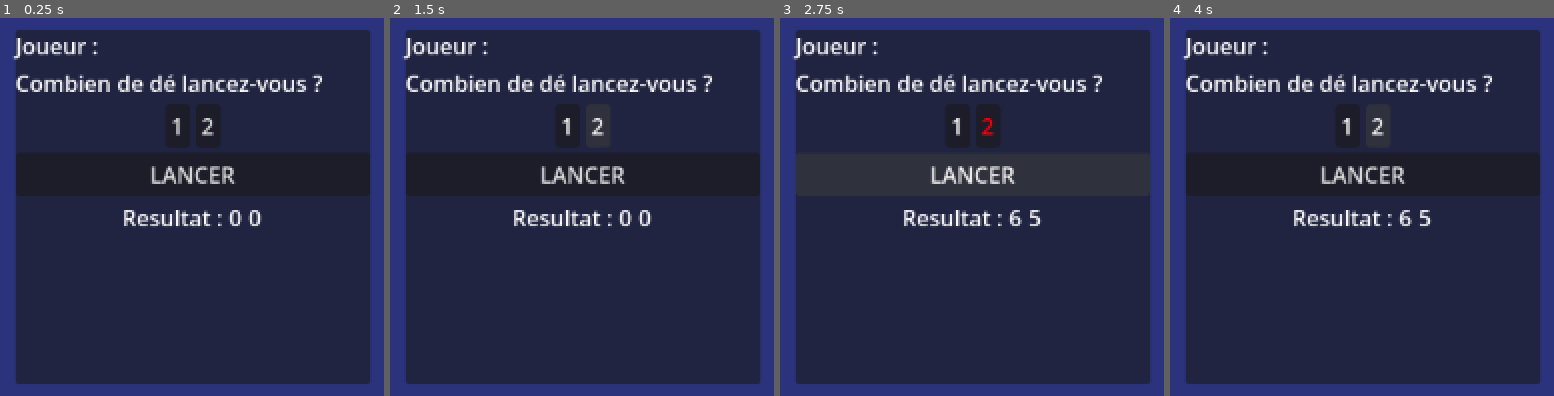
Above: before the commit, frames 1-4 (left to right).
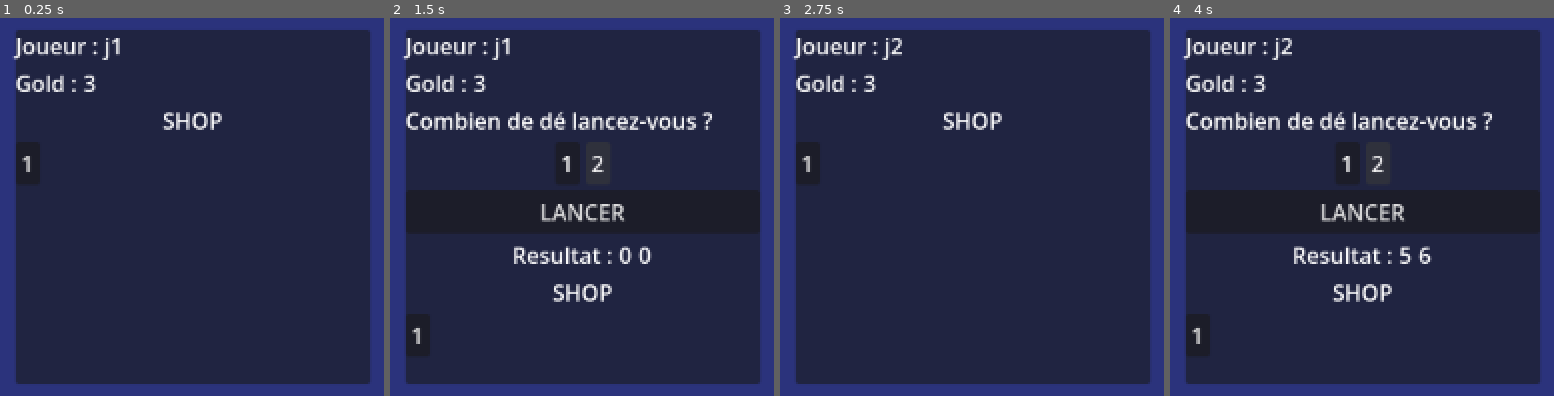
Above: after the commit, the same moments.

Repository: NyHaja/Minivilles
Game: Godot game, scene res://main.tscn
Same seed, same stepped clock (60 frames per second), same inputs: the game is played once before the commit and once after it.
Inputs:
- Up to frame 1 (0.25 s): no input
- Up to frame 2 (1.5 s): click "1" at 0.5 s; click "2" at 1.25 s
- Up to frame 3 (2.75 s): click "LANCER" at 2 s
- Up to frame 4 (4 s): click "1" at 2.75 s; click "2" at 3.5 s

The runs differ from the first frame. In frame 1, 3.9% of the frame differs, in the area x 5-84%, y 5-56%; in frame 2, 7.6%; in frame 3, 4.0%; in frame 4, 7.6%, in the area x 4-84%, y 5-87%.

Commit message:
revision les imput/affichage

Diff:
--- a/mini-ville/Class/Game.gd
+++ b/mini-ville/Class/Game.gd
@@ -3,10 +3,17 @@
 
 
 var gameId:int
+
 var timer:int
+var goldinitamount :int
+
 var playerCount:int
 var currentPlayerIndex:int
 var playerArray : Array[Player]
+
+var shop:Shop
+
+var ecranDeGameplay:Game_Play # OBJET (ECRAN) où possède les function d'affichage et d'input
 
 enum CHOIX {
 	SKIP,
@@ -14,12 +21,23 @@
 	Build_ETABLISHMENT
 }
 
-var ecranDeGameplay:Control
+# Constructeur
+func _init(gameId:int,timer:int,players:Array[Player],eg:Game_Play,goldinitamount:int = 3) -> void:
+	self.timer = timer
+	self.playerCount = players.size()
+	self.playerArray = players
+	self.gameId = gameId
+	self.ecranDeGameplay = eg
+	self.goldinitamount = goldinitamount
+	shop = Shop.new() #Generer les xxx (a voir) carte dans la pioche
 
 func demarrerPartie() ->void:
 	# INIT
-		#Generer les 160 (a voir) carte dans la pioche
 		#Donner champ blé et boulangerie a tout les joueur et 3 gold
+	for joueur:Player in playerArray:
+		joueur.recieveGold(goldinitamount)
+		joueur.deck.push_back(0) # A REVOIR METTRE LE VRAI ID DE LA CARTE !!!!!
+		joueur.deck.push_back(0) # A REVOIR
 
 
 	var AunGagnant = false
@@ -30,7 +48,7 @@
 		aConstruit = false
 		TourBonus = false
 
-		print("tour de :" + getJoueurActif().pseudo)
+		await ecranDeGameplay.RafraichirBasicInfo(self)
 		var resDice:int = await DicePhase()
 		EffectPhase(resDice)
 
@@ -66,19 +84,6 @@
 func terminerPartie(gagnant:Player) -> void:
 	# mise à jour des stat à envoie pour le BDD
 	pass
-
-func echangerCarte(j1:Player,c1:Establishment,j2:Player,c2:Establishment)-> void:
-
-	pass
-
-# Constructeur
-func _init(gameId:int,timer:int,players:Array[Player],eg) -> void:
-	self.timer = timer
-	self.playerCount = players.size()
-	self.playerArray = players
-	self.gameId = gameId
-	self.ecranDeGameplay = eg
-
 
 
 func DicePhase() -> int:
--- a/mini-ville/Class/Pioche.gd
+++ b/mini-ville/Class/Pioche.gd
@@ -3,11 +3,13 @@
 
 var pioche : Array[int]
 
-func _init() -> void:
-	pass
+
+func _init() -> void: # A REVOIR AVEC CLEMENT LES ID DES CARTES
+	for i in range(0,15): # test
+		pioche.push_front(i)
 
 func draw() -> int:
-	return pioche.front()
+	return pioche.pop_back()
 
 func est_vide() -> bool:
 	return pioche.size() == 0
--- a/mini-ville/Class/Player.gd
+++ b/mini-ville/Class/Player.gd
@@ -6,9 +6,13 @@
 var pseudo:String
 var balance :int = 0
 var  monumentArray : Array[bool] = []
+var deck : Array[int]
 
 func activateEffect(color:Establishment.COULEUR)->void:
 	pass
+
+func recieveGold(amount: int) -> void:
+	balance += amount
 
 func _init(pseudo) -> void:
 	self.pseudo = pseudo
--- a/mini-ville/Class/Shop.gd
+++ b/mini-ville/Class/Shop.gd
@@ -2,13 +2,15 @@
 class_name  Shop
 
 var shop : Array[Slot]
-var pioche : Pioche
+var pioche : Pioche #125 carte de "reserve" (sans compter les monument et les carte de départ)
 
 const SIZESHOP = 9
 
 # TO DO
 func _init() -> void:
-	pass
+	pioche = Pioche.new()
+	fill()
+	print_shop()
 
 func achette(joueur:Player,IDcard:int):
 	if dispo(IDcard):
@@ -26,7 +28,7 @@
 	return not(slotID(IDcard) == null)
 
 func libererSlotVide():
-	for i in  shop.size():
+	for i in shop.size():
 		if shop[i].quantity == 0:
 			shop.remove_at(i)
 
@@ -40,3 +42,8 @@
 			shop.append(newslot)
 		else:
 			slotexitant.quantity += 1
+
+
+func print_shop()->void:
+	for slot:Slot in self.shop:
+		print(slot.id)
--- a/mini-ville/Class/Slot.gd
+++ b/mini-ville/Class/Slot.gd
@@ -4,6 +4,6 @@
 var id : int
 var quantity : int
 
-func _init(id,qt) -> void:
-	id = id
+func _init(s_id,qt) -> void:
+	id = s_id
 	quantity = qt
--- a/mini-ville/game_play.gd
+++ b/mini-ville/game_play.gd
@@ -3,14 +3,17 @@
 signal choix(input : int)
 signal lancer
 # Joueur
-@onready var pseudo: Label = $ColorRect/Dé/VBoxContainer/JOUEUR/Pseudo
+@onready var pseudo: Label = $"PRINCIPAL/MAIN/INFO BASE/JOUEUR/Pseudo"
+@onready var balance: Label = $"PRINCIPAL/MAIN/INFO BASE/Gold/BALANCE"
+
 # Dé
 @onready var button: Button = %one
 @onready var button_2: Button = %two
-@onready var resultat: Label = $"ColorRect/Dé/VBoxContainer/Dé/Resultat/Resultat"
-@onready var d_2: Label =$"ColorRect/PRINCIPAL/VBoxContainer/Dé/Resultat/D2"
-@onready var d_1: Label = $"ColorRect/PRINCIPAL/VBoxContainer/Dé/Resultat/D1"
-@onready var button_lancer: Button = $ColorRect/PRINCIPAL/VBoxContainer/Dé/LANCER
+@onready var resultat: Label = $"PRINCIPAL/MAIN/Dé/Resultat/Resultat"
+@onready var d_2: Label =$"PRINCIPAL/MAIN/Dé/Resultat/D2"
+@onready var d_1: Label = $"PRINCIPAL/MAIN/Dé/Resultat/D1"
+@onready var button_lancer: Button = $"PRINCIPAL/MAIN/Dé/LANCER"
+@onready var window_dee: VBoxContainer = $PRINCIPAL/MAIN/Dé
 
 var nbde:int = 1
 
@@ -24,44 +27,46 @@
 		button_2.pressed.connect(_button_2_press)
 	if button_lancer:
 		button_lancer.pressed.connect(lancer_modal)
-	hide()
+
+
+func RafraichirBasicInfo(game:Game) -> void:
+	set_process_unhandled_key_input(true)
+	window_dee.hide()
+	afficher_basic_info_principal_joueur(game.getJoueurActif())
+	await get_tree().create_timer(1).timeout
+
+func afficher_basic_info_principal_joueur(j:Player):
+	self.pseudo.text = j.pseudo
+	self.balance.text = String.num(j.balance,0)
+
+#Dée
 
 func _button_1_press() -> void:
-	_close_modal("1")
+	choix_modal("1")
 	button_2.add_theme_color_override("font_color",Color.WHITE)
 	button.add_theme_color_override("font_color",Color.RED)
 
 
 func _button_2_press() -> void:
-	_close_modal("2")
+	choix_modal("2")
 	button.add_theme_color_override("font_color",Color.WHITE)
 	button_2.add_theme_color_override("font_color",Color.RED)
 
-func prompt() -> void:
-	show()
-	window_open = true
-	set_process_unhandled_key_input(true)
-	#var choixattendu:String = await choix
-	#return int(choixattendu)
-
 func lancer_de() -> int:
-	show()
-	window_open = true
+	window_dee.show()
 	set_process_unhandled_key_input(true)
 	await lancer
+	window_dee.hide()
 	return nbde
 
-func _close_modal(input:String) -> void:
+func choix_modal(input:String) -> void:
 	set_process_unhandled_key_input(false)
 	choix.emit(input)
 	set_deferred("window_open", false)
 	set_deferred("nbde", int(input))
 
-	#hide()
-
 func lancer_modal():
 	lancer.emit()
-
 
 func affiche_resultat(res1:int,res2:int):
 	d_1.text = String.num(res1,0)
--- a/mini-ville/game_play.tscn
+++ b/mini-ville/game_play.tscn
@@ -21,7 +21,7 @@
 grow_vertical = 2
 color = Color(0.16862746, 0.2, 0.4862745, 1)
 
-[node name="PRINCIPAL" type="PanelContainer" parent="ColorRect" unique_id=1173278310]
+[node name="PRINCIPAL" type="PanelContainer" parent="." unique_id=1173278310]
 custom_minimum_size = Vector2(256, 256)
 layout_mode = 1
 anchors_preset = 8
@@ -29,65 +29,94 @@
 anchor_top = 0.5
 anchor_right = 0.5
 anchor_bottom = 0.5
-offset_left = -20.0
-offset_top = -20.0
-offset_right = 20.0
-offset_bottom = 20.0
+offset_left = -128.0
+offset_top = -128.0
+offset_right = 128.0
+offset_bottom = 128.0
 grow_horizontal = 2
 grow_vertical = 2
 
-[node name="VBoxContainer" type="VBoxContainer" parent="ColorRect/PRINCIPAL" unique_id=1405465288]
+[node name="MAIN" type="VBoxContainer" parent="PRINCIPAL" unique_id=1405465288]
 layout_mode = 2
 
-[node name="JOUEUR" type="HBoxContainer" parent="ColorRect/PRINCIPAL/VBoxContainer" unique_id=1457436109]
+[node name="INFO BASE" type="VBoxContainer" parent="PRINCIPAL/MAIN" unique_id=1128841156]
 layout_mode = 2
 
-[node name="Joueur" type="Label" parent="ColorRect/PRINCIPAL/VBoxContainer/JOUEUR" unique_id=717833671]
+[node name="JOUEUR" type="HBoxContainer" parent="PRINCIPAL/MAIN/INFO BASE" unique_id=1457436109]
+layout_mode = 2
+
+[node name="Joueur" type="Label" parent="PRINCIPAL/MAIN/INFO BASE/JOUEUR" unique_id=717833671]
 layout_mode = 2
 text = "Joueur :"
 
-[node name="Pseudo" type="Label" parent="ColorRect/PRINCIPAL/VBoxContainer/JOUEUR" unique_id=614354985]
+[node name="Pseudo" type="Label" parent="PRINCIPAL/MAIN/INFO BASE/JOUEUR" unique_id=614354985]
 layout_mode = 2
 
-[node name="Dé" type="VBoxContainer" parent="ColorRect/PRINCIPAL/VBoxContainer" unique_id=439147969]
+[node name="Gold" type="HBoxContainer" parent="PRINCIPAL/MAIN/INFO BASE" unique_id=1202896642]
 layout_mode = 2
 
-[node name="Label" type="Label" parent="ColorRect/PRINCIPAL/VBoxContainer/Dé" unique_id=1403101706]
+[node name="GOLD" type="Label" parent="PRINCIPAL/MAIN/INFO BASE/Gold" unique_id=1466112573]
+layout_mode = 2
+text = "Gold :"
+
+[node name="BALANCE" type="Label" parent="PRINCIPAL/MAIN/INFO BASE/Gold" unique_id=533684718]
+layout_mode = 2
+
+[node name="Dé" type="VBoxContainer" parent="PRINCIPAL/MAIN" unique_id=439147969]
+layout_mode = 2
+
+[node name="Label" type="Label" parent="PRINCIPAL/MAIN/Dé" unique_id=1403101706]
 layout_mode = 2
 text = "Combien de dé lancez-vous ?"
 
-[node name="NumberDice" type="HBoxContainer" parent="ColorRect/PRINCIPAL/VBoxContainer/Dé" unique_id=665070537]
+[node name="NumberDice" type="HBoxContainer" parent="PRINCIPAL/MAIN/Dé" unique_id=665070537]
 layout_mode = 2
 alignment = 1
 
-[node name="one" type="Button" parent="ColorRect/PRINCIPAL/VBoxContainer/Dé/NumberDice" unique_id=1735316098]
+[node name="one" type="Button" parent="PRINCIPAL/MAIN/Dé/NumberDice" unique_id=1735316098]
 unique_name_in_owner = true
 layout_mode = 2
 text = "1"
 
-[node name="two" type="Button" parent="ColorRect/PRINCIPAL/VBoxContainer/Dé/NumberDice" unique_id=1615761373]
+[node name="two" type="Button" parent="PRINCIPAL/MAIN/Dé/NumberDice" unique_id=1615761373]
 unique_name_in_owner = true
 layout_mode = 2
 text = "2"
 
-[node name="LANCER" type="Button" parent="ColorRect/PRINCIPAL/VBoxContainer/Dé" unique_id=1389366427]
+[node name="LANCER" type="Button" parent="PRINCIPAL/MAIN/Dé" unique_id=1389366427]
 layout_mode = 2
 text = "LANCER
 "
 
-[node name="Resultat" type="HBoxContainer" parent="ColorRect/PRINCIPAL/VBoxContainer/Dé" unique_id=278023259]
+[node name="Resultat" type="HBoxContainer" parent="PRINCIPAL/MAIN/Dé" unique_id=278023259]
 layout_mode = 2
 alignment = 1
 
-[node name="Resultat" type="Label" parent="ColorRect/PRINCIPAL/VBoxContainer/Dé/Resultat" unique_id=1275285342]
+[node name="Resultat" type="Label" parent="PRINCIPAL/MAIN/Dé/Resultat" unique_id=1275285342]
 layout_mode = 2
 text = "Resultat :"
 
-[node name="D2" type="Label" parent="ColorRect/PRINCIPAL/VBoxContainer/Dé/Resultat" unique_id=1850226502]
+[node name="D1" type="Label" parent="PRINCIPAL/MAIN/Dé/Resultat" unique_id=17765175]
+layout_mode = 2
+size_flags_horizontal = 4
+text = "0"
+
+[node name="D2" type="Label" parent="PRINCIPAL/MAIN/Dé/Resultat" unique_id=1850226502]
 layout_mode = 2
 text = "0"
 
-[node name="D1" type="Label" parent="ColorRect/PRINCIPAL/VBoxContainer/Dé/Resultat" unique_id=17765175]
+[node name="SHOP" type="VBoxContainer" parent="PRINCIPAL/MAIN" unique_id=451988624]
 layout_mode = 2
-size_flags_horizontal = 4
-text = "0"
+
+[node name="Label" type="Label" parent="PRINCIPAL/MAIN/SHOP" unique_id=2064112494]
+layout_mode = 2
+text = "SHOP"
+horizontal_alignment = 1
+
+[node name="Liste" type="HBoxContainer" parent="PRINCIPAL/MAIN/SHOP" unique_id=1653696150]
+layout_mode = 2
+
+[node name="Button" type="Button" parent="PRINCIPAL/MAIN/SHOP/Liste" unique_id=1401496390]
+layout_mode = 2
+text = "1
+"
